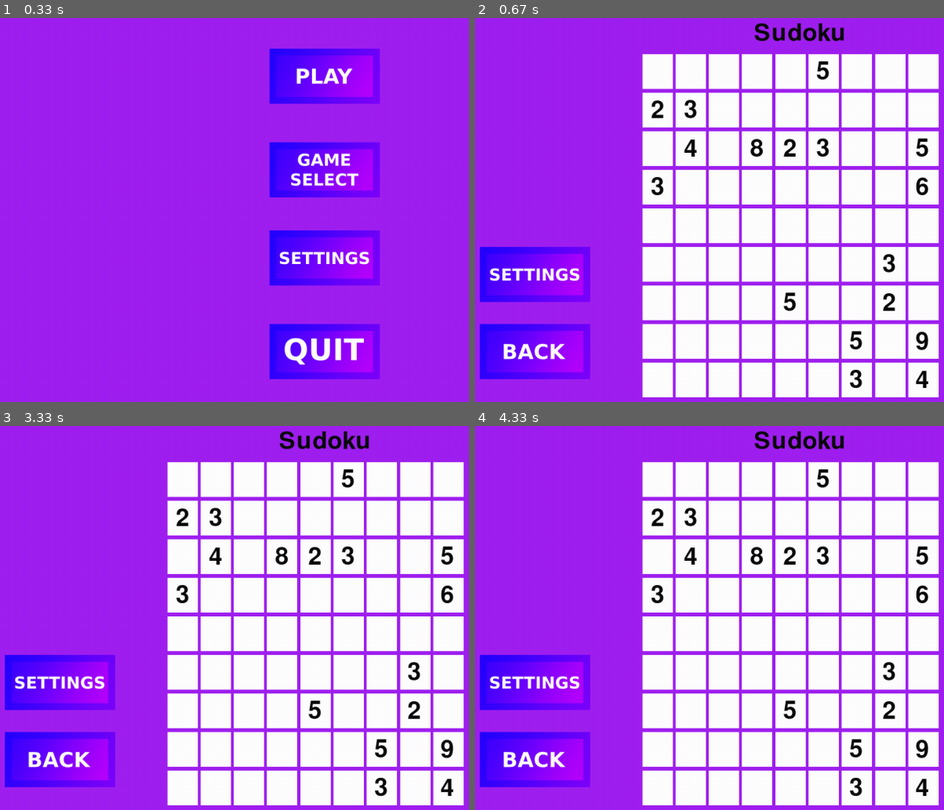
Above: before the commit, frames 1-4 (two rows, left to right).
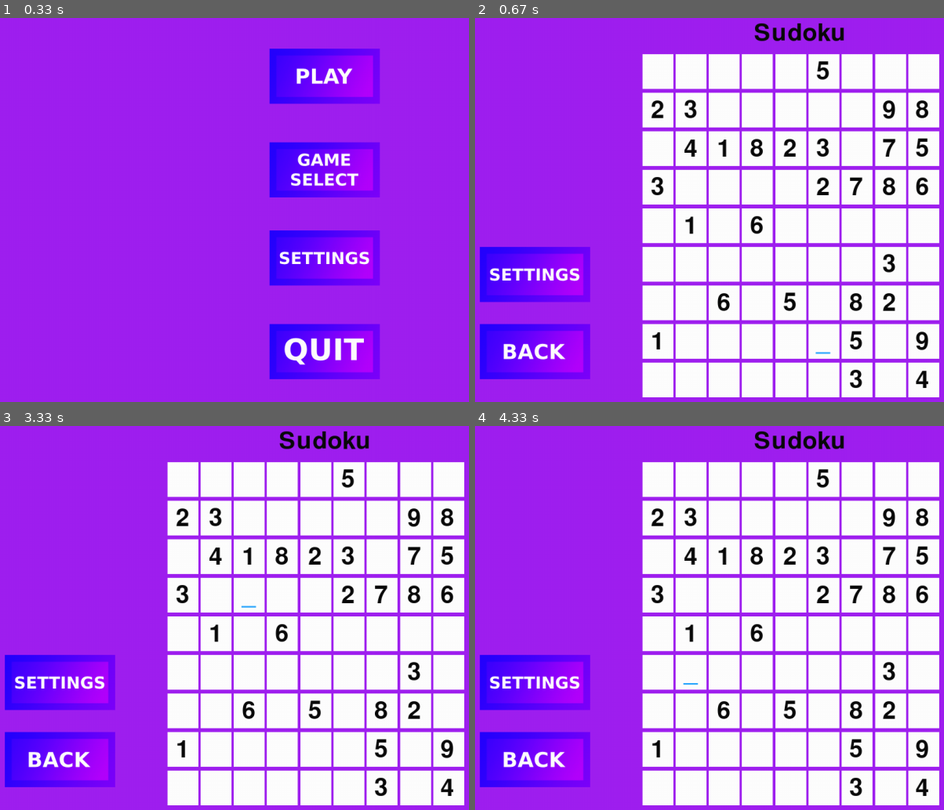
Above: after the commit, the same moments.

Repository: Professionaldiot/incmplt-pygame
Game: pygame game, started from incmplt.py
The game is run twice, just before and just after one commit, with the same random seed, the same clock (stepped at 60 frames per second) and the same inputs.
Inputs (mouse positions are in pixels of both pictures, inside the frame that each line leads up to):
- Up to frame 1 (0.33 s): no input
- Up to frame 2 (0.67 s): press the mouse at (798, 75) at 0.37 s; move the mouse to (807, 202) at 0.47 s; release the mouse at (822, 329) at 0.6 s
- Up to frame 3 (3.33 s): press the mouse at (248, 479) at 0.7 s; move the mouse to (159, 606) at 0.8 s; release the mouse at (75, 737) at 0.93 s; press the mouse at (323, 664) at 1.03 s; move the mouse to (379, 614) at 1.13 s; release the mouse at (436, 564) at 1.27 s; press the mouse at (60, 621) at 1.37 s; move the mouse to (112, 687) at 1.47 s; release the mouse at (168, 748) at 1.6 s; press the mouse at (323, 575) at 1.7 s; move the mouse to (436, 545) at 1.8 s; release the mouse at (outside the picture) at 1.93 s; press the mouse at (60, 621) at 2.53 s; move the mouse to (164, 675) at 2.63 s; release the mouse at (267, 729) at 2.77 s; press the mouse at (323, 483) at 2.87 s; move the mouse to (215, 564) at 2.97 s; release the mouse at (103, 644) at 3.1 s; click (257, 606) at 3.22 s
- Up to frame 4 (4.33 s): press the mouse at (657, 556) at 3.53 s; move the mouse to (662, 637) at 3.63 s; release the mouse at (667, 717) at 3.77 s; press the mouse at (535, 683) at 3.87 s; move the mouse to (596, 583) at 3.97 s; release the mouse at (662, 483) at 4.1 s; press the mouse at (535, 621) at 4.2 s; move the mouse to (690, 683) at 4.3 s

Frame 1 is identical in both runs. In frame 2, 2.7% of the frame differs, in the area x 37-99%, y 9-99%; in frame 3, 2.7%; in frame 4, 2.7%.

Commit message:
v1.3.3
added a cursor object to let you know what square you are on when hovering, next is getting user input for that box. Also got a text_box class that functions as expected

Diff:
--- a/incmplt.py
+++ b/incmplt.py
@@ -64,7 +64,7 @@
 
 test = Sudoku()
 test.make_board()
-sud_board = test.ensure_solvability(3)
+sud_board = test.ensure_solvability(2)
 
 while running:
     # poll for events
@@ -88,6 +88,7 @@
     window = pygame.display.get_surface()
     pos = pygame.mouse.get_pos()
     pressing = pygame.mouse.get_pressed(num_buttons = 3)
+
 
     if (len(screen_list) > 0) and screen_list[0] < most_recent:
         new_menu = list_of_screens[screen_list[0]]
@@ -165,6 +166,7 @@
         textpos = text.get_rect(centerx = screen.get_width() / 2, y = 10)
         screen.blit(text, textpos)
         test.render_sudoku(sud_board, screen)
+        test.update_boxes(pos, screen)
     pygame.display.flip()
 
     clock.tick(60)
--- a/sudoku.py
+++ b/sudoku.py
@@ -2,6 +2,7 @@
 from random import randint
 from copy import deepcopy
 import pygame
+from text_box import text_box
 
 class Sudoku:
     #things to do:
@@ -12,7 +13,8 @@
         self.__board = []
         self.__r_c_valid = {}
         self.__init_board()
-        self.__init_dict()
+        self.__text_dict = {}
+        self.__notes_dict = {}
 
     def render_sudoku(self, board, screen):
         font = pygame.font.Font(None, 64)
@@ -21,10 +23,8 @@
         #draws the white squares for each of the boxes
         for i in range(9):
             for j in range(9):
-                behind = pygame.Rect(355 + (i * 60.3), 70 + (j * 70), 55, 63)
+                behind = pygame.Rect(355 + (i * 60.3), 70 + (j * 70), 56, 63)
                 pygame.draw.rect(screen, (255, 255, 255), behind)
-
-
 
         for i in range(9):
             rts = ""
@@ -32,22 +32,39 @@
                 if board[i][j] != "0":
                     rts += str(board[i][j]) + "   "
                 else:
+                    #make the space empty, and intialize a text box where the box starts out, which is the calculation above
                     rts += "     "
+                    #create the box for text and notes
+                    x = 355 + (j * 60.3)
+                    y = 70 + (i * 70)
+                    self.__text_dict[(i, j)] = text_box(x, y, 56, 63, "")
+                    self.__notes_dict[(i, j)] = text_box(x, y, 56, 63, "")
+
             text = font.render(rts, True, (10, 10, 10))
             textpos = text.get_rect(centerx = screen.get_width() / 2, y = 80 + (i * 70))
             screen.blit(text, textpos)
 
-    def __init_dict(self):
-        #initializes the dicts for storing the numbers at the empty spaces and the notes for those spaces
-        print()
-
-    def __update_boxes(self):
+    def update_boxes(self, mouse_pos, screen):
         #this function will do many things, but the main function is to
         #take user input and then validate it at that box location, after which
         #it then needs to draw that to the screen, this will be done via a dictionary
         #which holds the num for that space, only spaces that don't have numbers will
         #appear in the dict, so therefore, you can only modify those
-        print()
+        font = pygame.font.Font(None, 64)
+        for i in range(9):
+            temp = ""
+            for j in range(9):
+                if self.__board[i][j] == "0":
+                    if self.__text_dict[(i, j)].check_mouse_pos(mouse_pos):
+                        self.__text_dict[(i, j)].update_text("_")
+                    else:
+                        self.__text_dict[(i, j)].update_text("  ")
+                    temp += str(self.__text_dict[(i, j)].get_text()) + "   "
+                else:
+                    temp += "     "
+            text = font.render(temp, True, (50, 170, 255))
+            textpos = text.get_rect(centerx = screen.get_width() / 2, y = 80 + (i * 70))
+            screen.blit(text, textpos)
 
     def __update_notes(self):
         #this does the same thing as the above function, but for notes, which are rendered at a smaller font size
--- /dev/null
+++ b/text_box.py
@@ -0,0 +1,30 @@
+#this class will serve the function of creating text boxes at position (x, y) with text "text" and will render it in pygame
+
+import pygame
+
+class text_box:
+
+    def __init__(self, x, y, width, height, text):
+        self.__x = x
+        self.__y = y
+        self.__width = width
+        self.__height = height
+        self.__text = text
+
+    def update_text(self, new_text):
+        self.__text = new_text
+
+    def get_text_len(self):
+        return len(self._text)
+
+    def get_text(self):
+        return self.__text
+
+    def check_mouse_pos(self, pos):
+        #checks if the mouse position is in the text box
+        m_x = pos[0]
+        m_y = pos[1]
+
+        if (m_x > self.__x and m_x < self.__x + self.__width) and (m_y > self.__y and m_y < self.__y + self.__height):
+            return True
+        return False
